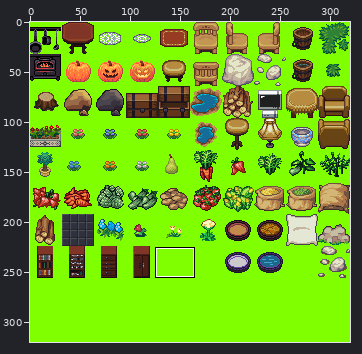
Sprite sheet: src/main/resources/base/img/tiles-new.png. The first picture is a wide view before the edit; the outline marks the close-up.
Close-up. As it was:
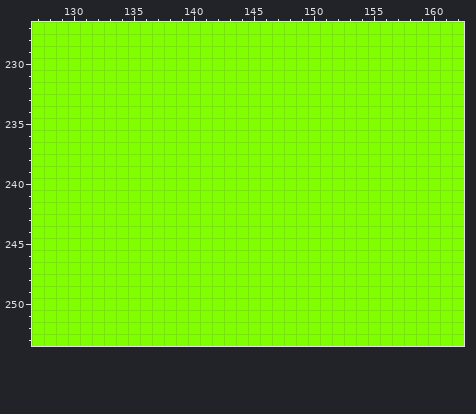
The file is 320x320 pixels. Colours within 5 levels of each other are drawn and written as one. Shown: x 127..162, y 227..253.
After:
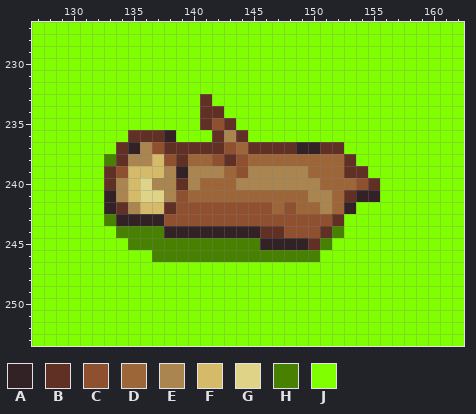
Palette (. is transparent): A #322125  B #613025  C #8f5030  D #9d6639  E #aa8550  F #d4ba69  G #ded387  H #488002  J #80ff00
Change:
Changed rows in their new state; - is an unchanged pixel.
first column x 133:
233 --------B--------------
234 --------BB-------------
235 --------BCB------------
236 --BBBA---BEB-----------
237 -BAECBBBBBCDBBBBAABB---
238 HBEEFCBDDCBCDDDDDDDDB--
239 BCFFFEAEEEDCEEEEEDDDBB-
240 BEFGEEBEDDDEEEEEEEDDDCB
241 AEFGGECDDDDDDDDDDEEDBAA
242 ABEFFBCCCCCCCCDCDDEDA--
243 HAAAACCCCCCCCCCCCCCB---
244 -HHHHAAAAAAAABBCCCBH---
245 --HHHHHHHHHHHAAAABH----
246 ----HHHHHHHHHHHHHH-----
